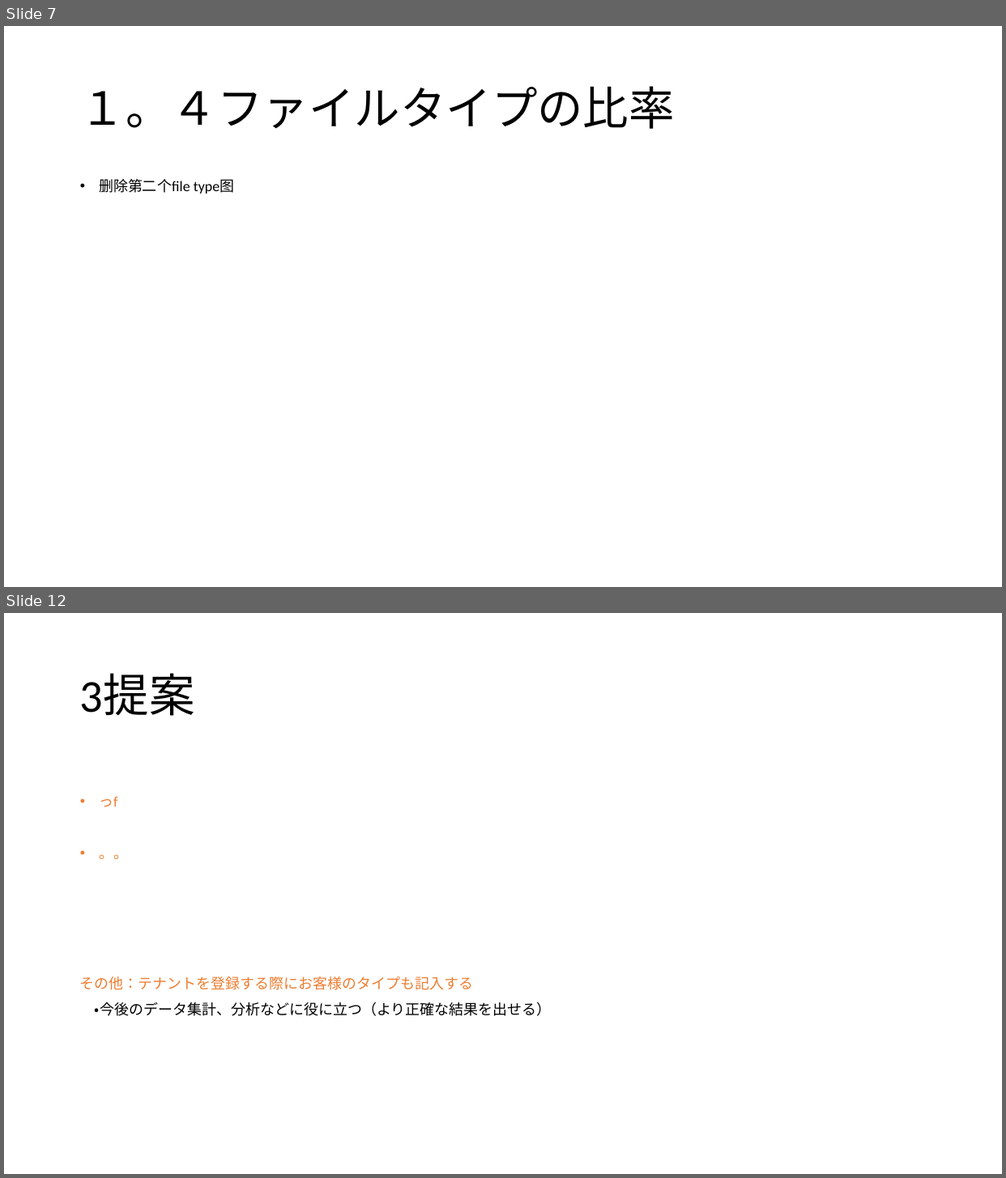
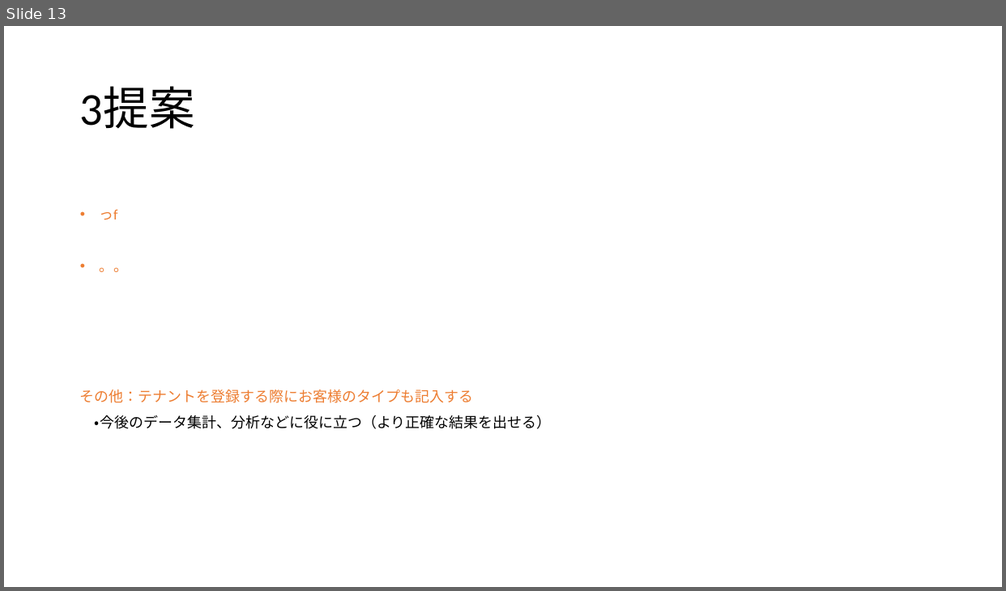
Before and after one commit to satiez/test, a slide deck: 報告.pptx. Shown one above the other, each under a label of ours: slides 7 and 12 before the commit, slide 13 after it; the slides between them are not shown. The pictures are 1006x1178 and 1006x591 pixels, drawn with LibreOffice and Linux fonts; fonts in the diff are those of the drawing. Boxes give left, top, right and bottom in pixels: in the first picture for what was removed or moved away, otherwise in the second. Text is boxed around its words. In the diff, an @@ line names an element or a change of style, - is before the commit and + after.

```diff
--- a/報告.pptx
+++ b/報告.pptx
@@ slide 7 removed at [4, 26, 1002, 587], background #FFFFFF @@
@@ title removed at [80, 86, 675, 129] @@
-１。４ファイルタイプの比率
@@ text removed at [99, 179, 235, 194] @@
-• 删除第二个file type图
@@ what was slide 12 is now slide 13 @@
```
Also in this commit, not shown: 9 slides changed, 3 slides added, 1 other slide removed.
